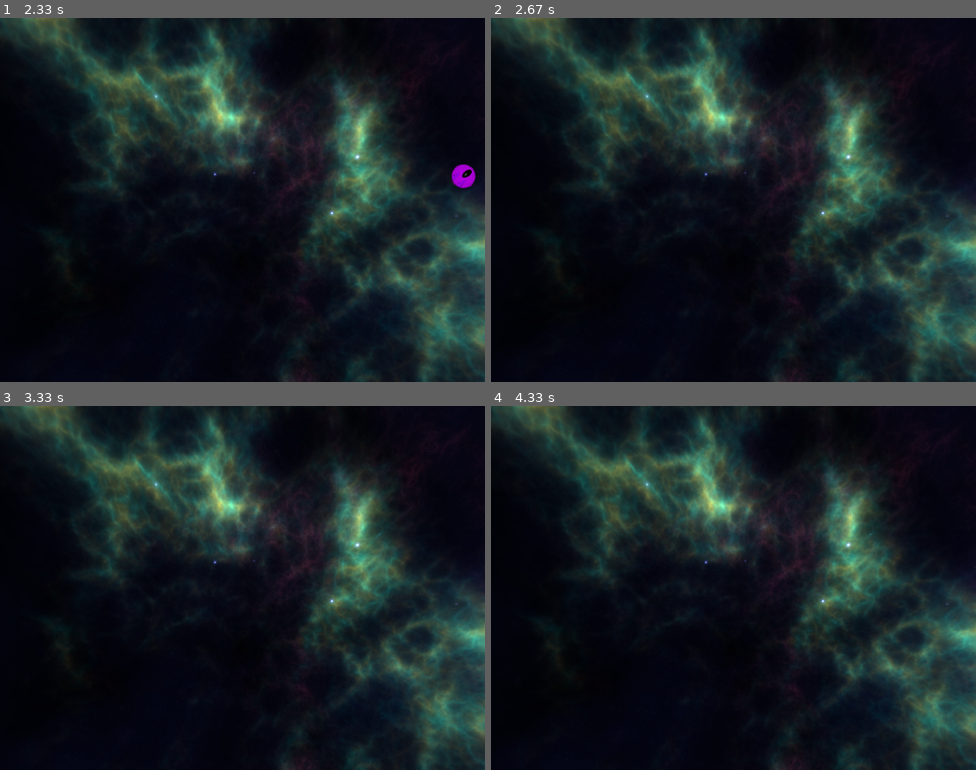
Above: before the commit, frames 1-4 (two rows, left to right).
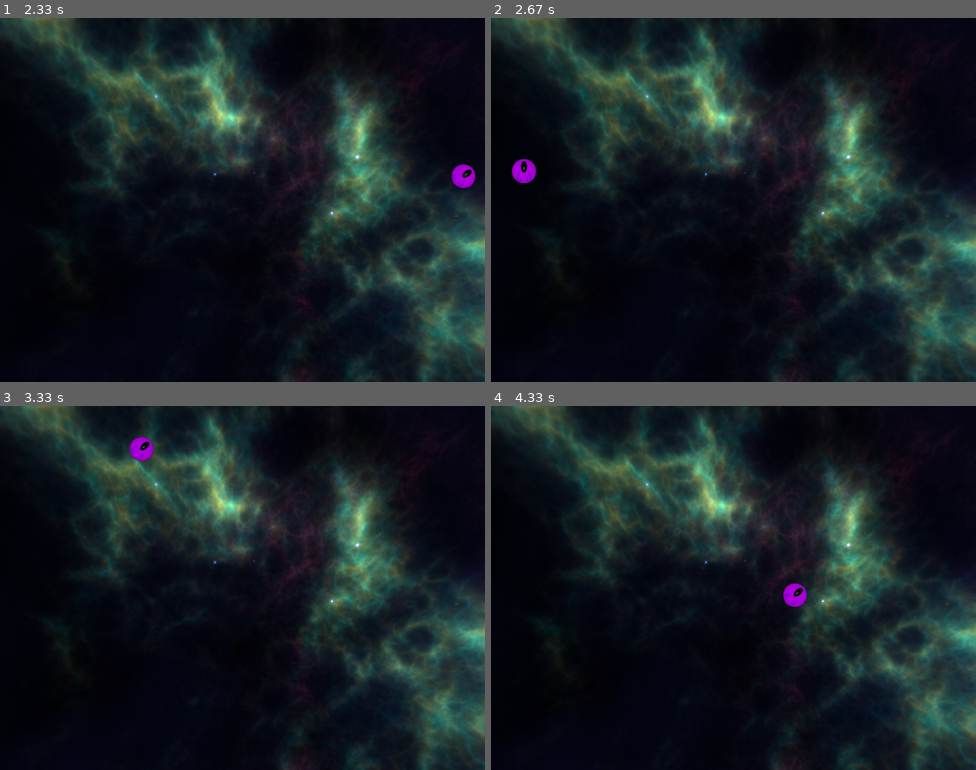
Above: after the commit, the same moments.

Repository: pallas0/pygame_asteroids
Game: pygame game, started from space_rocks/__main__.py
Same seed, same stepped clock (60 frames per second), same inputs: the game is played once before the commit and once after it.
Inputs:
- Up to frame 1 (2.33 s): hold Right 0.33-0.8 s; hold Up 0.83-1.13 s; hold Right 1.17-1.63 s; hold Left 1.67-2.2 s; hold Left from 2.23 s (still down)
- Up to frame 2 (2.67 s): release Left at 2.63 s
- Up to frame 3 (3.33 s): hold Up 2.67-3.03 s; hold Right from 3.07 s (still down)
- Up to frame 4 (4.33 s): release Right at 3.7 s; hold Left 3.73-4.2 s; hold Right from 4.23 s (still down)

Frame 1 is identical in both runs. In frame 2, 0.2% of the frame differs, in the area x 4-10%, y 38-46%; in frame 3, 0.3%, in the area x 26-32%, y 8-16%; in frame 4, 0.3%.

Commit message:
wrap_position added and functioning

Diff:
--- a/space_rocks/game.py
+++ b/space_rocks/game.py
@@ -39,7 +39,7 @@
             self.spaceship.accelerate()
 
     def _process_game_logic(self):
-        self.spaceship.move()
+        self.spaceship.move(self.screen)
 
     def _draw(self):
         self.screen.blit(self.background, (0,0))
--- a/space_rocks/models.py
+++ b/space_rocks/models.py
@@ -15,12 +15,13 @@
         blit_position = self.position - Vector2(self.radius) #Vector2 will use this number for both values
         surface.blit(self.sprite, blit_position)
 
-    def move(self):
-        self.position = self.position + self.velocity
+    def move(self, surface):
+        self.position = wrap_position(self.position + self.velocity, surface)
 
     def collides_with(self, other_obj):
         distance = self.position.distance_to(other_obj.position)
         return distance < self.radius + other_obj.radius
+
 
 class Spaceship(GameObject):
     MANEUVERABILITY = 3 #determines how fast sprite can rotate
